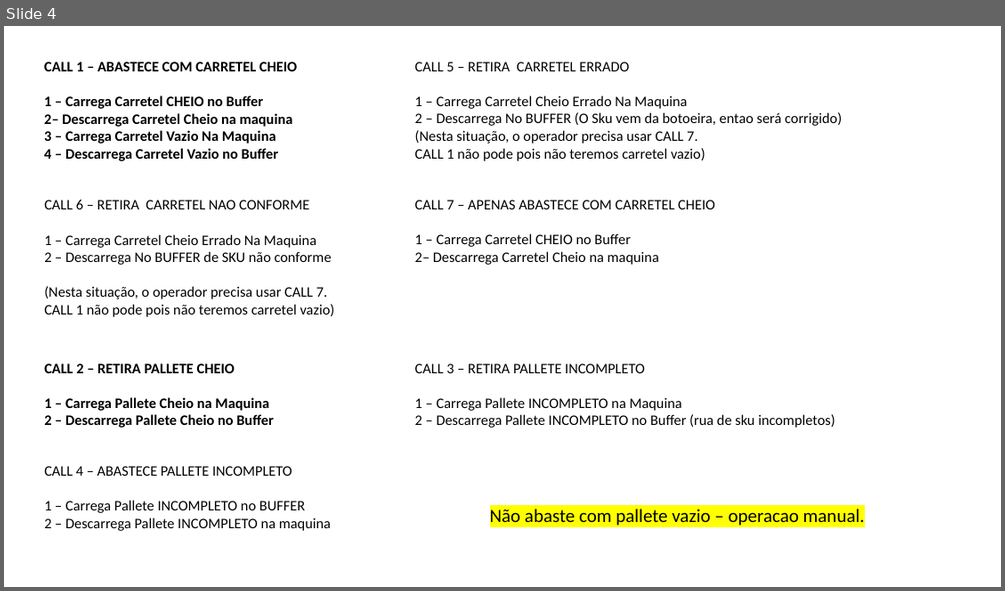
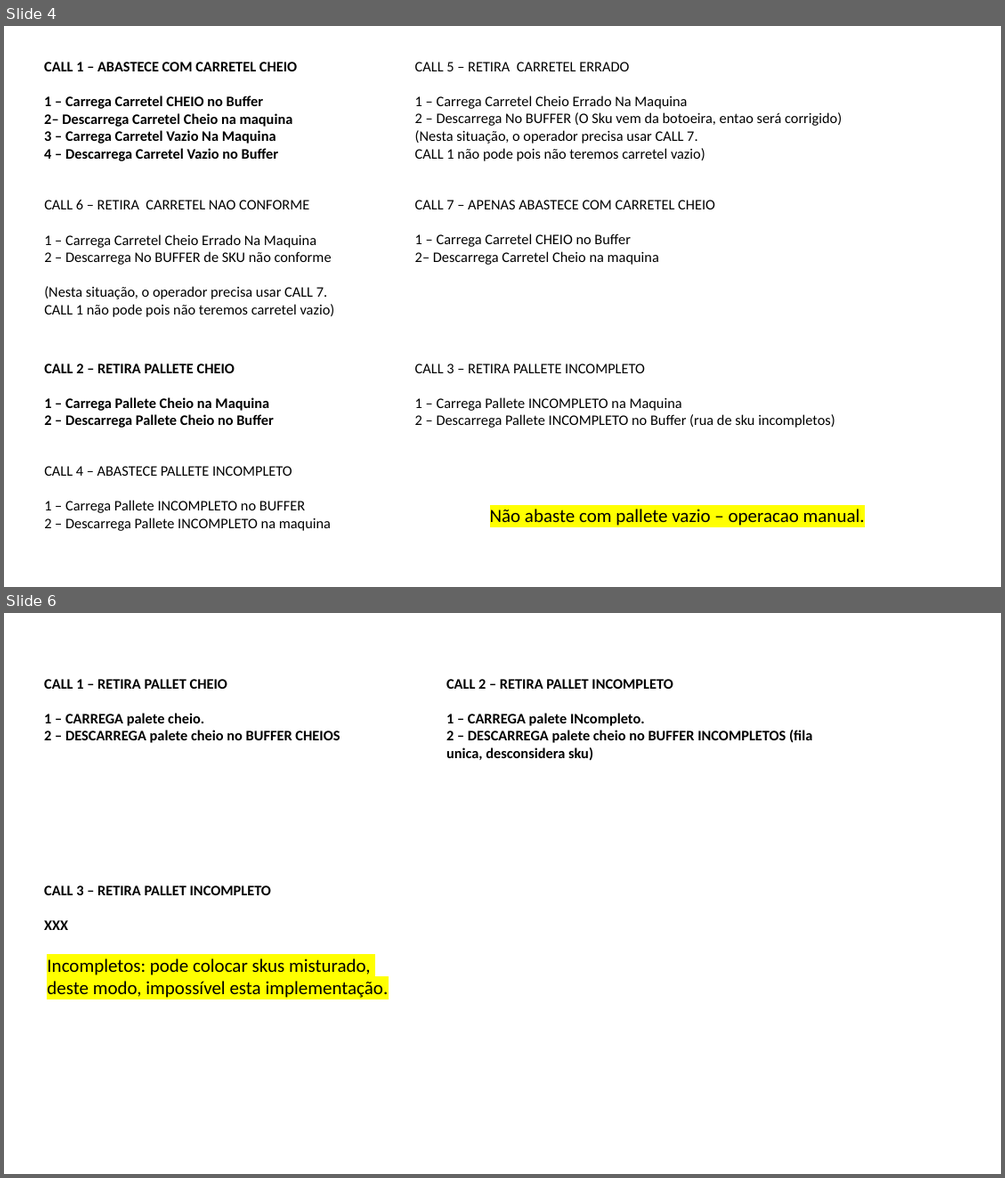
Before and after one commit to fdmartins/tunkers-warehouse-manager, a slide deck: docs/PROCESSO DETALHADO FABIO.pptx. Shown one above the other, each under a label of ours: slide 4 before the commit, slides 4 and 6 after it; the slides between them are not shown. The pictures are 1005x591 and 1005x1178 pixels, drawn with LibreOffice and Linux fonts; fonts in the diff are those of the drawing. Boxes give left, top, right and bottom in pixels: in the first picture for what was removed or moved away, otherwise in the second. Text is boxed around its words. In the diff, an @@ line names an element or a change of style, - is before the commit and + after.

```diff
--- a/docs/PROCESSO DETALHADO FABIO.pptx
+++ b/docs/PROCESSO DETALHADO FABIO.pptx
@@ slide 6 added at (4,613,1001,1174), background #FFFFFF @@
@@ text added at (44,679,340,743), 14 pt, text #000000, bold @@
+CALL 1 – RETIRA PALLET CHEIO
+1 – CARREGA palete cheio.
+2 – DESCARREGA palete cheio no BUFFER CHEIOS
@@ text added at (446,679,812,761), 14 pt, text #000000, bold @@
+CALL 2 – RETIRA PALLET INCOMPLETO
+1 – CARREGA palete INcompleto.
+2 – DESCARREGA palete cheio no BUFFER INCOMPLETOS (fila unica, desconsidera sku)
@@ text added at (44,885,271,930), 14 pt, text #000000, bold @@
+CALL 3 – RETIRA PALLET INCOMPLETO
+XXX
@@ text added at (47,958,388,997), 18 pt, text #000000 @@
+Incompletos: pode colocar skus misturado,
+deste modo, impossível esta implementação.
```
Also in this commit, not shown: 14 other slides added, 58 other files.
